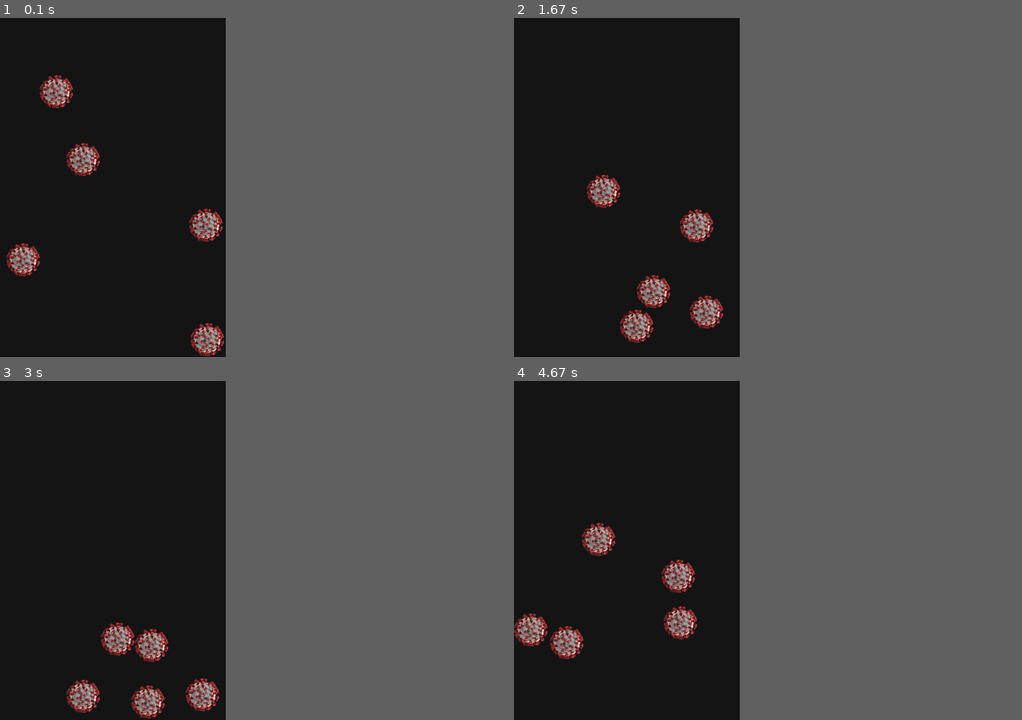
Above: before the commit, frames 1-4 (two rows, left to right).
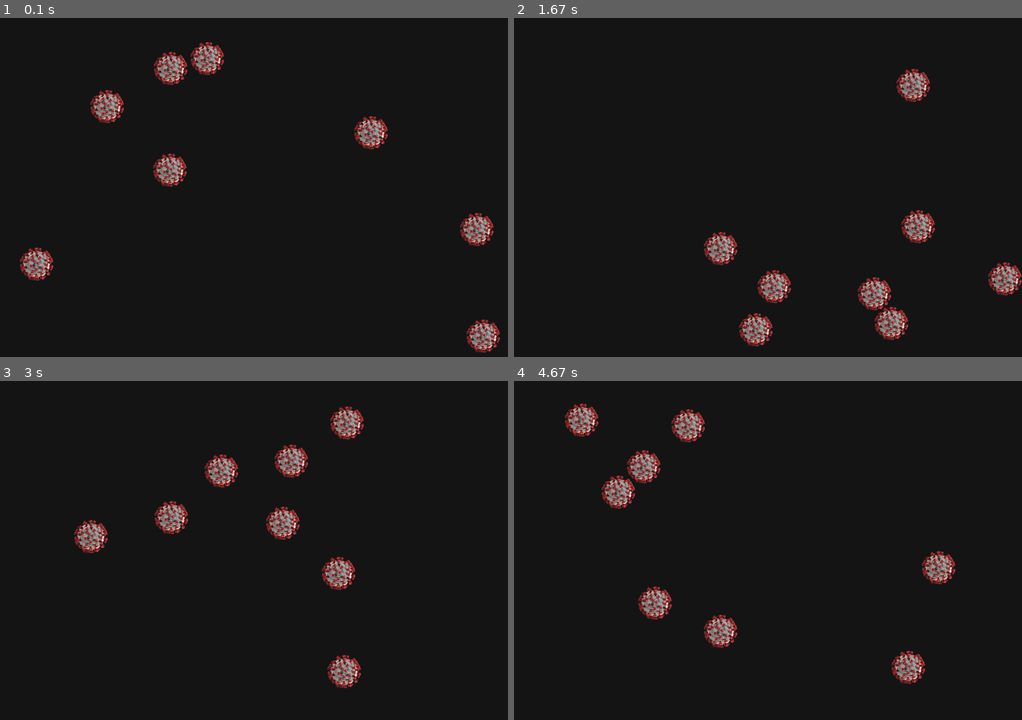
Above: after the commit, the same moments.

Repository: Tornike-Skhulukhia/covid19_game
Game: pygame game, started from stop_covid/stop_covid19_game_bounce_.py
Two runs of this game, one before a commit and one after it. Both use one fixed random seed, a clock stepped at 60 frames per second and the inputs below.
Inputs:
- Up to frame 1 (0.1 s): no input
- Up to frame 2 (1.67 s): no input
- Up to frame 3 (3 s): no input
- Up to frame 4 (4.67 s): no input
In our replay, the window is 320x480 before the commit and 720x480 after it. These sizes can differ from the game's own. Grey fills any space a smaller window leaves; there, only what the larger window draws over its background counts as a difference.

The runs differ from the first frame. In frame 1, 5.8% of the frame differs, in the area x 1-99%, y 7-100%; in frame 2, 6.1%; in frame 3, 6.1%, in the area x 13-72%, y 7-100%; in frame 4, 6.1%.

Commit message:
solved bouncing problem!

Diff:
--- a/stop_covid/stop_covid19_game.py
+++ b/stop_covid/stop_covid19_game_bounce_.py
@@ -4,9 +4,10 @@
 import time
 import numpy as np
 import re
+import math
 
 # define things
-WIDTH = 320
+WIDTH = 720
 HEIGHT = 480
 SCREEN_SIZE = (WIDTH, HEIGHT)
 BG_COLOR = (20, 20, 20)
@@ -41,7 +42,9 @@
         self.rect.x = x
         self.rect.y = y
         self.mask = pygame.mask.from_surface(self.img)
-        self.mass = 4/3 * np.pi * (int(re.search(r'(\d{1,3})\.png',img).group(1)) // 2 )**3
+        # self.mass = 4/3 * np.pi * (int(re.search(r'(\d{1,3})\.png',img).group(1)) // 2 )**3
+        self.radius = int(re.search(r'(\d{1,3})\.png',img).group(1)) // 2
+        self.mass = self.radius**3
 
         self.speed_x = speed_x
         self.speed_y = speed_y
@@ -49,13 +52,23 @@
         self.update_y_width = self.rect.height + abs(self.speed_y)
 
 
-
     def get_mass(self):
         return self.mass
 
-
-    def get_speed(self):
-        return (self.speed_x, self.speed_y)
+    def set_center(self, x, y):
+        self.rect.center = (x, y)
+
+    def get_center_x(self):
+        return self.rect.center[0]
+
+    def get_center_y(self):
+        return self.rect.center[1]
+
+    def get_speed_x(self):
+        return self.speed_x
+
+    def get_speed_y(self):
+        return self.speed_y
 
 
     def set_speed(self, x_num, y_num):
@@ -68,7 +81,7 @@
 
 
     def increase_speed_by(self, delta_x, delta_y):
-        x, y = self.get_speed()
+        x, y = self.get_speed_x(), self.get_speed_y()
         self.set_speed(x + delta_x, y + delta_y)
 
 
@@ -90,12 +103,6 @@
         # print('\nStarting Position: ', list(self.rect))
         new_x = self.rect.x + self.speed_x
         new_y = self.rect.y + self.speed_y
-
-        # x, y, width, height
-        # if random.randint(1, 4) == 2: breakpoint()
-
-        # X
-        # update_region[0] += -self.speed_x
 
         update_region = [
                         [new_x, self.rect.x][self.speed_x > 0] ,
@@ -104,42 +111,56 @@
                         self.update_y_width
                         ]
 
-        # update_region = self.rect[:]
-        # update_region[2] += self.speed_x
-        # update_region[3] += self.speed_y
-
-        # Y
-        # update_region[1] += -self.speed_y
-
         # screen borders
         if not 0 <= new_x <= (WIDTH - self.rect.width):
-            # breakpoint()
             new_x = min(new_x, WIDTH - self.rect.width)
             new_x = max(new_x, 0)
-            # print('X collided')
             self.reverse_x_speed()
 
         if not 0 <= new_y <= (HEIGHT - self.rect.height):
-            # breakpoint()
             new_y = min(new_y, HEIGHT - self.rect.height)
             new_y = max(new_y, 0)
-            # print('Y collided')
             self.reverse_y_speed()
 
         self.rect.x = new_x
         self.rect.y = new_y
-        # print('New positions:     ', list(self.rect))
 
         self.draw()
 
-
-        # print('Update this region:', update_region)
         return update_region
 
 
+    def collide(self, other):
+        '''
+        update speeds if collision happens
+        '''
+        dx = self.get_center_x() - other.get_center_x()
+        dy = self.get_center_y() - other.get_center_y()
+
+        distance = math.hypot(dx, dy)
+
+
+        if distance < self.radius + other.radius:
+            tangent = math.atan2(dy, dx)
+            # not sure
+            angle_1 = np.arctan2(self.get_center_y(), self.get_center_x())
+            angle_2 = np.arctan2(other.get_center_y(), other.get_center_x())
+            ####
+            speed_1 = (self.get_speed_x(), self.get_speed_y())
+            speed_2 = (other.get_speed_x(), other.get_speed_y())
+            self.set_speed(*speed_2)
+            other.set_speed(*speed_1)
+
+            # correction
+            angle = 0.5 * math.pi + tangent
+            self.set_center(self.get_center_x() + math.sin(angle), self.get_center_y() - math.cos(angle))
+            other.set_center(other.get_center_x() - math.sin(angle), other.get_center_y() + math.cos(angle))
+            # print('Boom')
+
+
 
 # def main():
-enemies_num = 5
+enemies_num = 8
 enemy_pics = [
                 # 'img/enemy_16.png',
                 # 'img/enemy_32.png',
@@ -158,11 +179,10 @@
                 screen=screen,
                 # x=random.choice(range((WIDTH // enemies_num) *i, (WIDTH // enemies_num)  * (i+1))),
                 # y=random.choice(range((HEIGHT // enemies_num) *i, (HEIGHT // enemies_num)  * (i+1))),
-
                 x=random.choice(range(WIDTH)),
                 y=random.choice(range(HEIGHT)),
-                speed_x=random.randint(1, 3),
-                speed_y=random.randint(1, 3),
+                speed_x=random.randint(1, 10),
+                speed_y=random.randint(1, 10),
                 img=enemy_pics[i],
                 groups=ALL_SPRITES,
                 )
@@ -183,31 +203,19 @@
     pygame.time.wait(1000 // FPS)
     # time.sleep(1000 // FPS / 1000)
 
+    # EXIT
     for event in pygame.event.get():
         if event.type == pygame.QUIT: run = 0
 
+    # UPDATE
     screen.fill(BG_COLOR)
-    # pygame.display.update()
-
-    # redraw enemies
-    for enemy in enemies:
-        # screen.fill(BG_COLOR, enemy.rect)
-        update_region = enemy.move()
-
-        # pygame.display.update(update_region)
-
-        # collisions
-        ALL_SPRITES.remove(enemy)
-        collided = pygame.sprite.spritecollide(enemy, ALL_SPRITES, False, pygame.sprite.collide_mask)
-
-        if collided:
-            enemy.reverse_y_speed()
-            enemy.reverse_x_speed()
-
-        ALL_SPRITES.add(enemy)
-
-
+
+    for index, enemy in enumerate(enemies):
+        enemy.move()
+        for enemy_2 in enemies[index + 1:]:
+            enemy.collide(enemy_2)
     pygame.display.update()
+
     # redraw player
 
 pygame.quit()
--- a/stop_covid/test.py
+++ /dev/null
@@ -1,60 +0,0 @@
-import sys
-import pygame as pg
-from pygame.math import Vector2
-
-
-class Player(pg.sprite.Sprite):
-
-    def __init__(self, pos, *groups):
-        super().__init__(*groups)
-        self.image = pg.Surface((120, 60))
-        self.image.fill(pg.Color('dodgerblue'))
-        self.rect = self.image.get_rect(center=pos)
-
-
-class Enemy(pg.sprite.Sprite):
-
-    def __init__(self, pos, *groups):
-        super().__init__(*groups)
-        self.image = pg.Surface((120, 60))
-        self.image.fill(pg.Color('sienna1'))
-        self.rect = self.image.get_rect(center=pos)
-
-
-def main():
-    screen = pg.display.set_mode((640, 480))
-    clock = pg.time.Clock()
-    all_sprites = pg.sprite.Group()
-    enemy_group = pg.sprite.Group(Enemy((200, 250)), Enemy((350, 250)))
-    all_sprites.add(enemy_group)
-    player = Player((100, 300), all_sprites)
-
-    done = False
-
-    while not done:
-        for event in pg.event.get():
-            if event.type == pg.QUIT:
-                done = True
-            elif event.type == pg.MOUSEMOTION:
-                player.rect.center = event.pos
-
-        all_sprites.update()
-        # Check which enemies collided with the player.
-        # spritecollide returns a list of the collided sprites.
-        collided_enemies = pg.sprite.spritecollide(player, enemy_group, False)
-
-        screen.fill((30, 30, 30))
-        all_sprites.draw(screen)
-        for enemy in collided_enemies:
-            # Draw rects around the collided enemies.
-            pg.draw.rect(screen, (0, 190, 120), enemy.rect, 4)
-
-        pg.display.flip()
-        clock.tick(30)
-
-
-if __name__ == '__main__':
-    pg.init()
-    main()
-    pg.quit()
-    sys.exit()
Not shown, added: stop_covid/.stop_covid19_game.py
Not shown, removed: stop_covid/audio/basic_fist_hit.mp3
